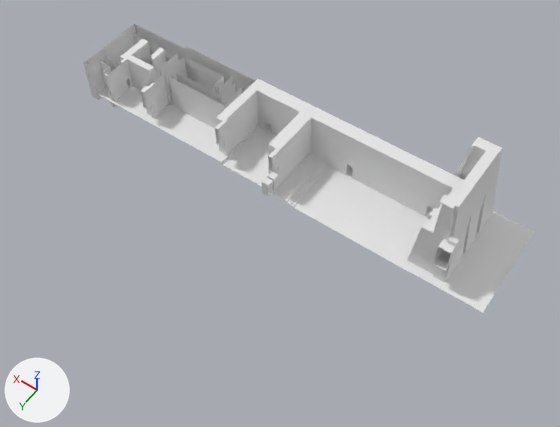
What one commit did to the FBX model ArtRaw/temple.fbx.
Both versions are drawn from a 50 mm lens placed at (-76.7, 99.1, 150.8), pointed at (-10.1, 5.9, 4.3). Arrows for +X, +Y and +Z are at lower left; the lights stay in place. Where no turn or scale is listed for an object, it has been applied to the vertices.
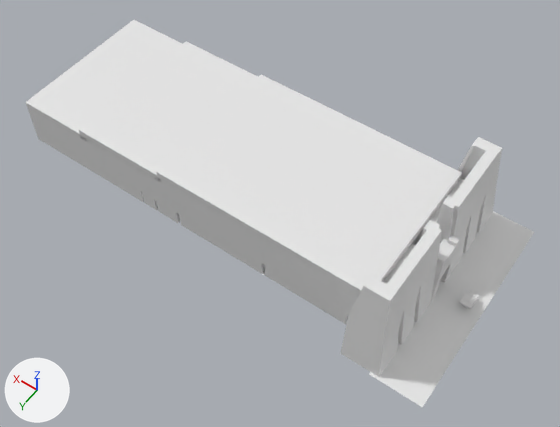
Where the newer file only moved an object's origin or applied its transform, the numbers keep the older frame.

What differs and where, as boxes (x1, y1, x2, y2) in the pictures (560 x 427 px):
'Plane.005', added
    after: (25, 20, 462, 295)
'Plane.003', reshaped
    before: (83, 24, 502, 283)
    after: (27, 107, 502, 377)
'Plane.002', reshaped, rescaled
    before: (98, 85, 534, 312)
    after: (262, 211, 534, 407)
'table', added
    after: (459, 289, 479, 309)
part 1 of me_plane_003, added
    after: (27, 107, 451, 377)

The change, as a diff of the scene's bpy script:
```diff
--- a/ArtRaw/temple.fbx.py
+++ b/ArtRaw/temple.fbx.py
@@ me_plane_003 @@
 # used by ob_plane_003; location = (0.0, 0.0, 0.0)
-me_plane_003.from_pydata(...)  # 2237 vertices, 2160 faces; spans x -50.8..58.5, y -26.9..0.0, z 0.3..25.2
+me_plane_003.from_pydata(...)  # 4508 vertices, 4420 faces; spans x -50.8..58.5, y -26.9..26.9, z 0.3..25.2
+# me_plane_003 part 1: 2050 vertices added at x -50.8..58.5, y 0.3..26.9, z 0.3..25.2
@@ me_plane_002 @@
 # used by ob_plane_002; location = (0.0, 0.0, 0.0); scale = (14.8, 14.8, 14.8)
-me_plane_002.from_pydata(...)  # 83 vertices, 47 faces; spans x -4.16..3.77, y -1.87..0.0, z 0.02..0.18
+me_plane_002.from_pydata(...)  # 87 vertices, 54 faces; spans x -61.55..55.67, y -27.59..27.59, z 0.56
+# me_plane_002 part 2: 83 vertices removed from x -4.16..3.77, y -1.87..0.0, z 0.02..0.18; 87 vertices added at x -61.55..55.67, y -27.59..27.59, z 0.56
@@ me_plane_006 @@
+me_plane_006.from_pydata(...)  # 48 vertices, 46 faces; spans x -42.6..58.5, y -20.2..20.2, z 12.4..16.6
@@ me_cube_009 @@
+me_cube_009.from_pydata(...)  # 226 vertices, 224 faces; spans x -1.5..1.5, y -1.99..1.99, z 0.0..2.96
@@ ob_plane_002 @@
 ob_plane_002.location = (0.0, 0.0, 0.0)
-ob_plane_002.scale = (14.8, 14.8, 14.8)
@@ ob_plane_005 @@
+ob_plane_005 = bpy.data.objects.new('Plane.005', me_plane_006)
+ob_plane_005.location = (0.0, 0.0, 0.0)
@@ ob_table @@
+ob_table = bpy.data.objects.new('table', me_cube_009)
+ob_table.location = (-57.7, 0.0, 0.0)
```
